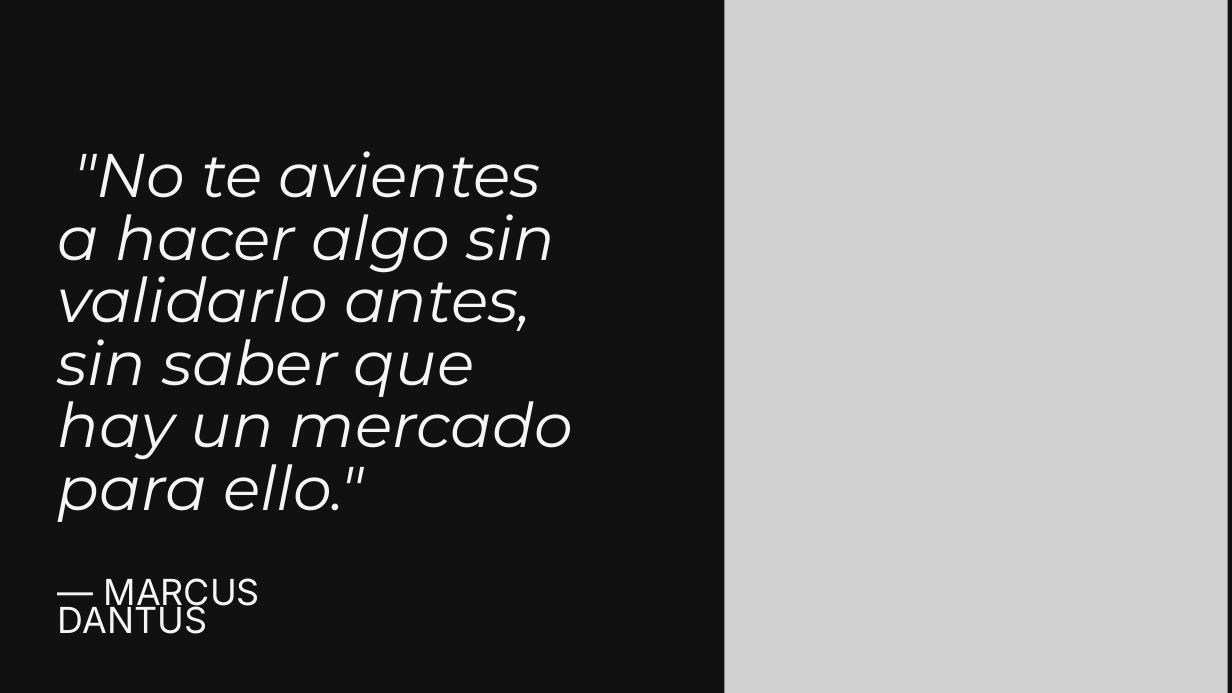
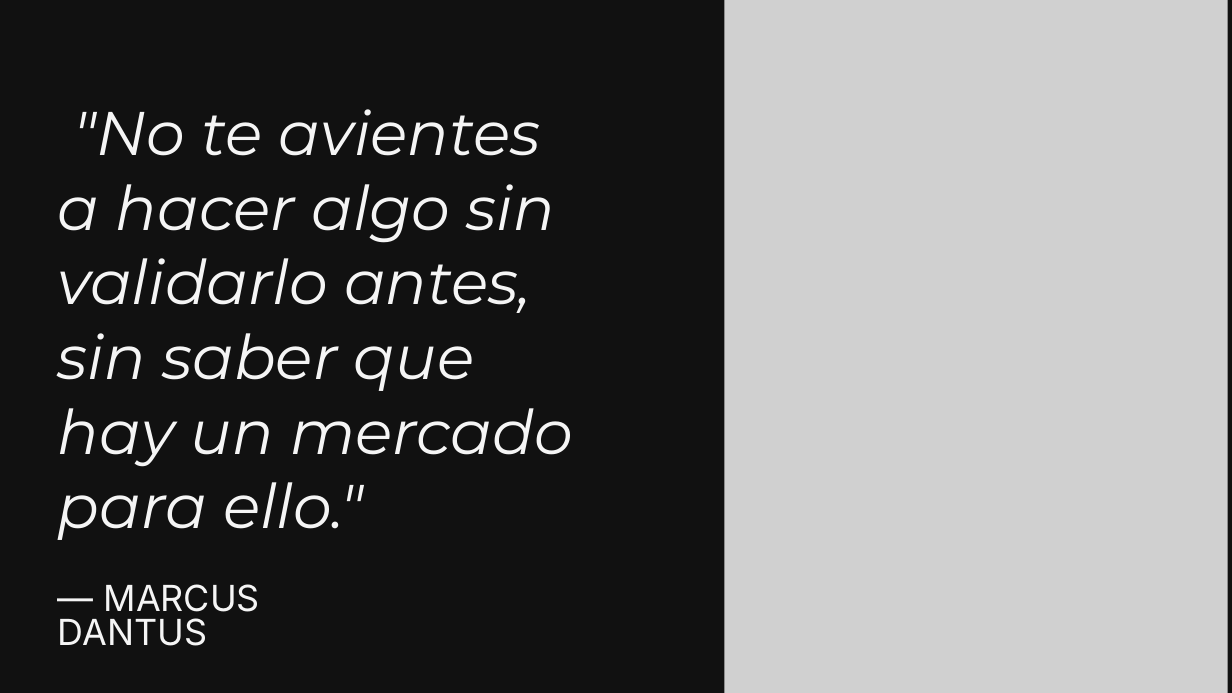
Before and after one commit to TrabajoProfesional-AGGZ/documentacion, a slide deck: slide 6 of entrega_final/defensa/Presentacion_SocioUnido.pptx. Drawn at 1232x693 pixels with LibreOffice and Linux fonts; fonts in the diff are those of the drawing; grey boxes stand for pictures; background and template pictures are left out. Boxes give left, top, right and bottom in pixels: in the first picture for what was removed or moved away, otherwise in the second. Text is boxed around its words. In the diff, an @@ line names an element or a change of style, - is before the commit and + after.

```diff
--- a/entrega_final/defensa/Presentacion_SocioUnido.pptx
+++ b/entrega_final/defensa/Presentacion_SocioUnido.pptx
@@ text ""No te avientes a hacer ...": place and size @@
-text ""No te avientes a hacer ..." at (58,151,573,522)
+text ""No te avientes a hacer ..." at (58,109,573,540)
@@ text ""No te avientes a hacer ..." at (58,109,573,540): line spacing 48.8pt to 1.02 @@
@@ text "— MARCUS DANTUS" at (58,584,260,646): line spacing 22.5pt to 0.8 @@
```
Also in this commit, not shown: 18 other slides changed, 3 slides added, 2 slides removed, 2 other files.
